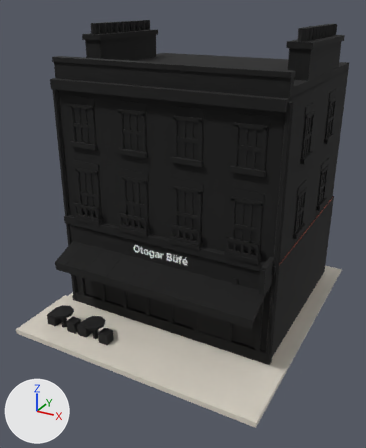
One commit to the FBX model Modeller/Binalar/Dukkan_otogar_bufe.fbx: the scene before it, then after it.
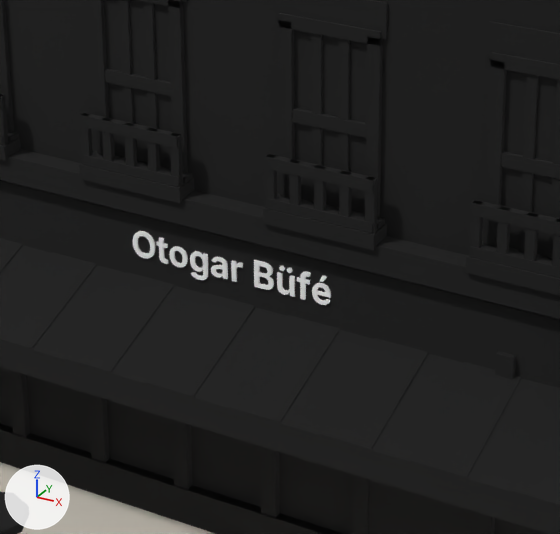
Each version appears first whole from a camera (50 mm lens) standing at (9.65, -18.85, 13.24) and looking at (-0.16, -1.03, 4.33), and next in a close-up on the part from 27% to 68% of the width and 41% to 73% of the height. Lighting does not change. The marker at lower left points along +X, +Y and +Z. The last two pictures show the newer version. Where no turn or scale is listed for an object, it has been applied to the vertices. Vertices at exactly the same position are counted once.

Objects in the first close-up: 'Dukkan_otogar_bufe'.
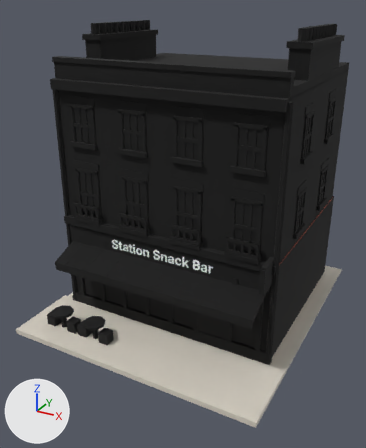
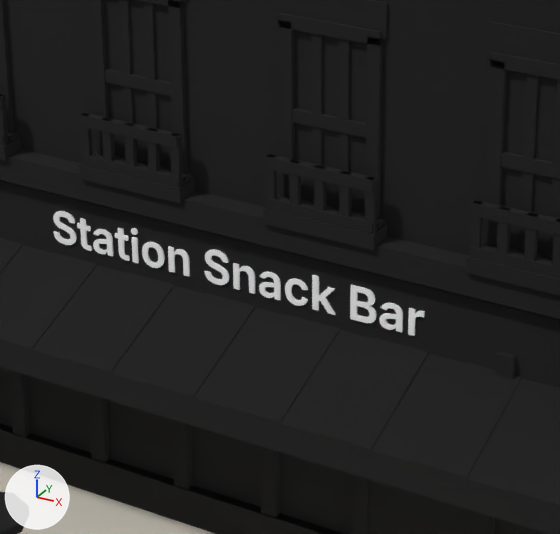
Edits to the bpy script that builds the scene:
```text
Change me_dukkan_otogar_bufe:
    used by ob_dukkan_otogar_bufe; location = (0.0, 0.0, 0.0)
    remove me_dukkan_otogar_bufe.from_pydata(...)  # 5540 vertices, 4292 faces; spans x -5.54..5.54, y -6.26..6.26, z 0.0..12.42
    add me_dukkan_otogar_bufe.from_pydata(...)  # 5868 vertices, 4768 faces; spans x -5.54..5.54, y -6.26..6.26, z 0.0..12.42
    me_dukkan_otogar_bufe part 1: the loose piece of 42 vertices spanning x 0.03..0.17, y -3.26..-3.2, z 3.7..3.94 is scaled about its middle by (1.27, 1, 1.27), then moved by (2.19, 0.0, -0.06)
    me_dukkan_otogar_bufe part 2: the loose piece of 130 vertices spanning x -0.23..-0.03, y -3.26..-3.2, z 3.69..3.94 is scaled about its middle by (1.27, 1, 1.27), then moved by (2.12, 0.0, -0.06)
    me_dukkan_otogar_bufe part 3: the loose piece of 96 vertices spanning x 0.32..0.56, y -3.26..-3.2, z 3.7..4.02 is copied, and the copy is scaled about its middle by (1.27, 1, 1.27), then moved by (1.22, 0.0, -0.05); it spans x 1.51..1.82, y -3.26..-3.2, z 3.61..4.02
    me_dukkan_otogar_bufe part 4: a new loose piece, a box spanning x -1.281..-1.21, y -3.261..-3.201, z 3.609..3.916, in mat_yazi_ffffff (white #ffffff)
    me_dukkan_otogar_bufe part 5: the loose piece of 56 vertices spanning x -0.95..-0.8, y -3.26..-3.2, z 3.7..4.0 is scaled about its middle by (1.27, 1, 1.27), then moved by (-0.54, 0.0, -0.05)
    me_dukkan_otogar_bufe part 6: the loose piece of 130 vertices spanning x -0.23..-0.03, y -3.26..-3.2, z 3.69..3.94 is copied, and the copy is scaled about its middle by (1.27, 1, 1.27), then moved by (-1.56, 0.0, -0.06); it spans x -1.82..-1.55, y -3.26..-3.2, z 3.6..3.92
    me_dukkan_otogar_bufe part 7: the loose piece of 56 vertices spanning x -0.95..-0.8, y -3.26..-3.2, z 3.7..4.0 is copied, and the copy is scaled about its middle by (1.27, 1, 1.27), then moved by (-1.07, 0.0, -0.05); it spans x -2.03..-1.85, y -3.26..-3.2, z 3.61..3.99
    me_dukkan_otogar_bufe part 8: the loose piece of 84 vertices spanning x 1.05..1.27, y -3.26..-3.2, z 3.69..3.94 is rebuilt with 26 vertices and now spans x 1.05..1.33, y -3.26..-3.2, z 3.61..4.02
    me_dukkan_otogar_bufe part 9: a new loose piece of 124 vertices spanning x -0.32..-0.01, y -3.26..-3.2, z 3.6..4.02, in mat_yazi_ffffff (white #ffffff)
    me_dukkan_otogar_bufe part 10: a new loose piece of 124 vertices spanning x -2.38..-2.06, y -3.26..-3.2, z 3.6..4.02, in mat_yazi_ffffff (white #ffffff)
    me_dukkan_otogar_bufe part 11: a new loose piece of 80 vertices spanning x 0.71..0.99, y -3.26..-3.2, z 3.6..3.92, in mat_yazi_ffffff (white #ffffff)
    me_dukkan_otogar_bufe part 12: a new loose piece of 44 vertices spanning x 0.06..0.32, y -3.26..-3.2, z 3.61..3.92, in mat_yazi_ffffff (white #ffffff)
    me_dukkan_otogar_bufe part 13: the loose piece of 130 vertices spanning x -0.51..-0.28, y -3.26..-3.2, z 3.6..3.94 is deleted
    me_dukkan_otogar_bufe part 14: 8 vertices moved from x -1.04..0.44, y -3.26..-3.2, z 3.75..3.91 to x -1.04..0.38, y -3.26..-3.2, z 3.7..3.91; 360 vertices removed from x -1.27..1.02, y -3.26..-3.2, z 3.69..4.04; 254 vertices added at x -1.15..0.65, y -3.26..-3.2, z 3.6..3.92
    other edits to the shape of me_dukkan_otogar_bufe do not show in these pictures
```

Location of each change, (x1, y1, x2, y2) in pixels of the close-ups (560 x 534 px; the box of a moved part takes in the faces that stretch with it):
part 1 of me_dukkan_otogar_bufe, moved or reshaped: before (231, 260, 243, 282); after (408, 308, 425, 336)
part 2 of me_dukkan_otogar_bufe, moved or reshaped: before (211, 257, 228, 279); after (380, 303, 403, 333)
part 3 of me_dukkan_otogar_bufe, added: after (350, 284, 377, 323)
part 4 of me_dukkan_otogar_bufe, added: after (132, 237, 139, 263)
part 5 of me_dukkan_otogar_bufe, moved or reshaped: before (156, 237, 169, 264); after (115, 228, 130, 261)
part 6 of me_dukkan_otogar_bufe, added: after (93, 229, 114, 257)
part 7 of me_dukkan_otogar_bufe, added: after (77, 218, 92, 251)
part 8 of me_dukkan_otogar_bufe, rebuilt (20% wider, 78% taller): before (312, 283, 331, 305); after (312, 275, 335, 315)
part 9 of me_dukkan_otogar_bufe, added: after (204, 249, 229, 285)
part 10 of me_dukkan_otogar_bufe, added: after (53, 211, 77, 245)
part 11 of me_dukkan_otogar_bufe, added: after (285, 278, 308, 306)
part 12 of me_dukkan_otogar_bufe, added: after (233, 263, 255, 294)
part 13 of me_dukkan_otogar_bufe, deleted: before (190, 251, 208, 280)
part 14 of me_dukkan_otogar_bufe, moved or reshaped: before (133, 231, 311, 300); after (142, 241, 281, 300)
